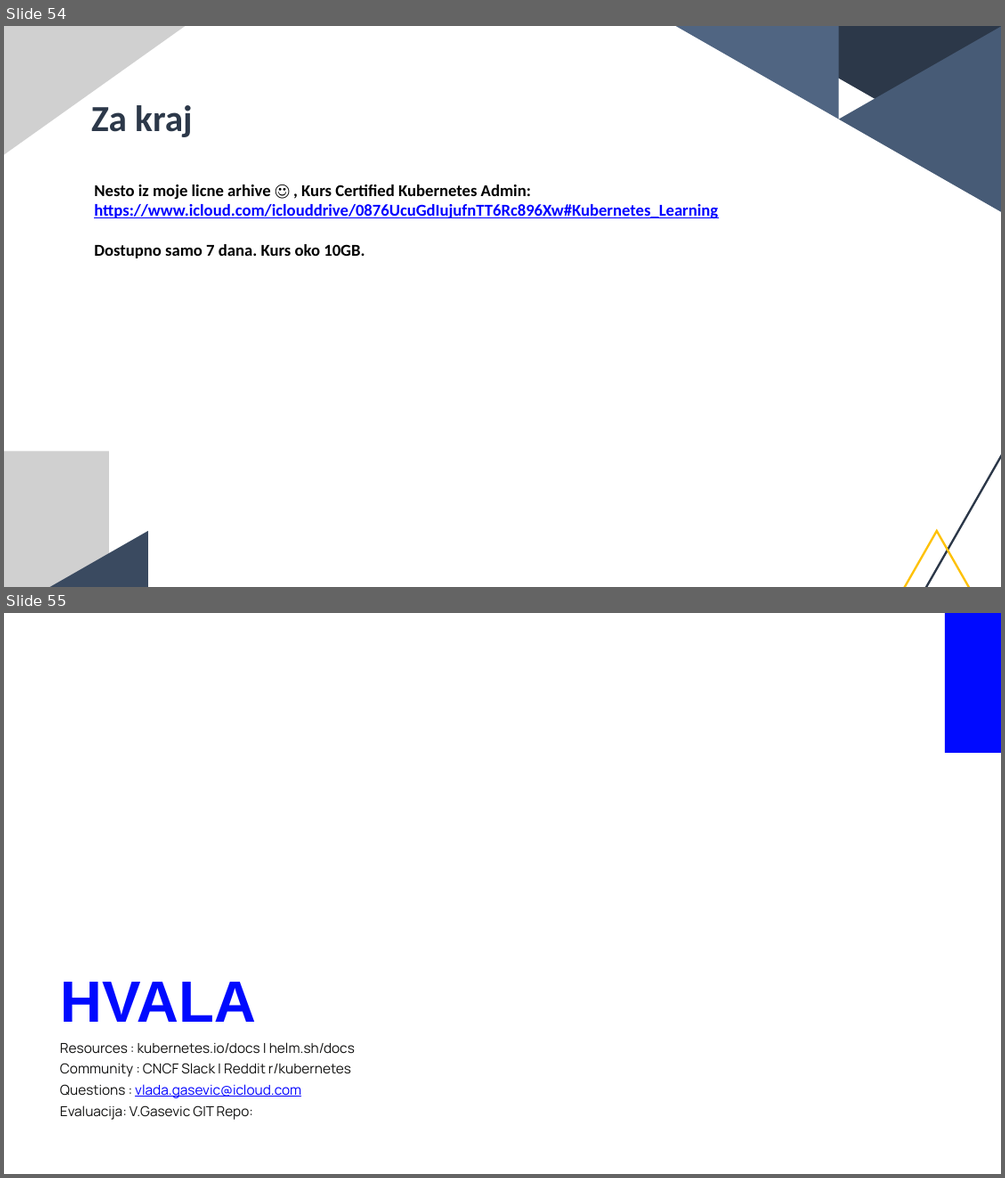
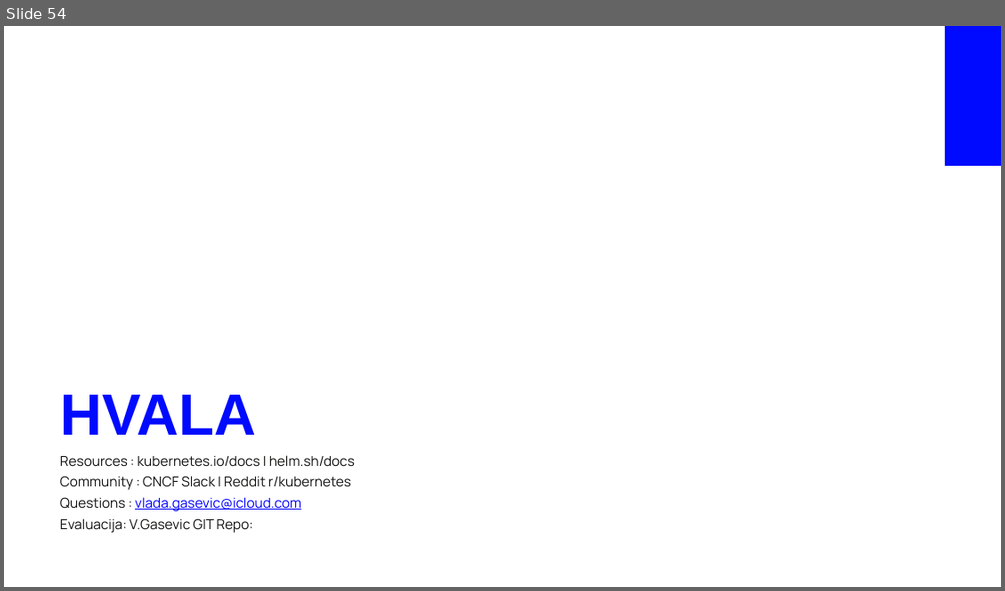
Before and after one commit to vladagasevic/LeniTECH.K8s.Training, a slide deck: Kubernetes Training Foundations.pptx. Shown one above the other, each under a label of ours: slides 54 and 55 before the commit, slide 54 after it. The pictures are 1005x1178 and 1005x591 pixels, drawn with LibreOffice and Linux fonts; fonts in the diff are those of the drawing; grey boxes stand for pictures; background and template pictures are left out. Boxes give left, top, right and bottom in pixels: in the first picture for what was removed or moved away, otherwise in the second. Text is boxed around its words. In the diff, an @@ line names an element or a change of style, - is before the commit and + after.

Commit message:
Update Kubernetes Training Foundations presentation

```diff
--- a/Kubernetes Training Foundations.pptx
+++ b/Kubernetes Training Foundations.pptx
@@ slide 54 removed at (4, 26, 1001, 587), background picture (left out) @@
@@ picture removed at (4, 26, 277, 222) @@
@@ freeform shape removed at (584, 26, 838, 119) @@
@@ freeform shape removed at (747, 26, 1001, 171) @@
@@ freeform shape removed at (838, 26, 1001, 264) @@
@@ text removed at (91, 105, 192, 137) @@
-Za kraj
@@ text removed at (94, 184, 718, 258) @@
-Nesto iz moje licne arhive ☺ , Kurs Certified Kubernetes Admin:
-https://www.icloud.com/iclouddrive/0876UcuGdIujufnTT6Rc896Xw#Kubernetes_Learning
-Dostupno samo 7 dana. Kurs oko 10GB.
@@ picture removed at (4, 451, 109, 587) @@
@@ freeform shape removed at (756, 456, 1001, 587) @@
@@ freeform shape removed at (4, 531, 148, 587) @@
@@ freeform shape removed at (692, 531, 1001, 587) @@
@@ what was slide 55 is now slide 54 @@
```
